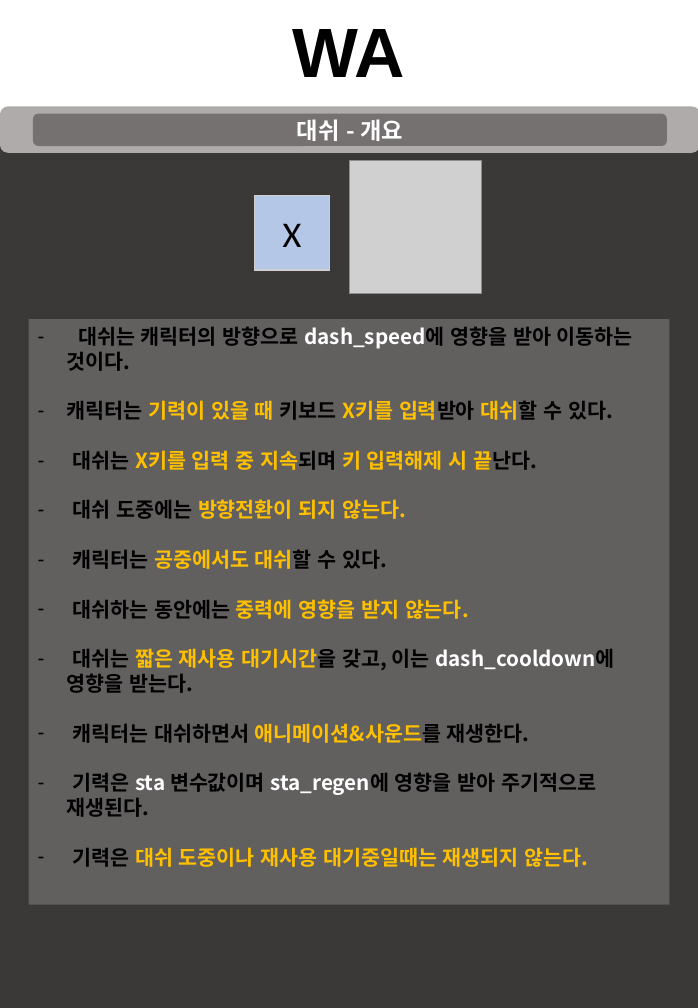
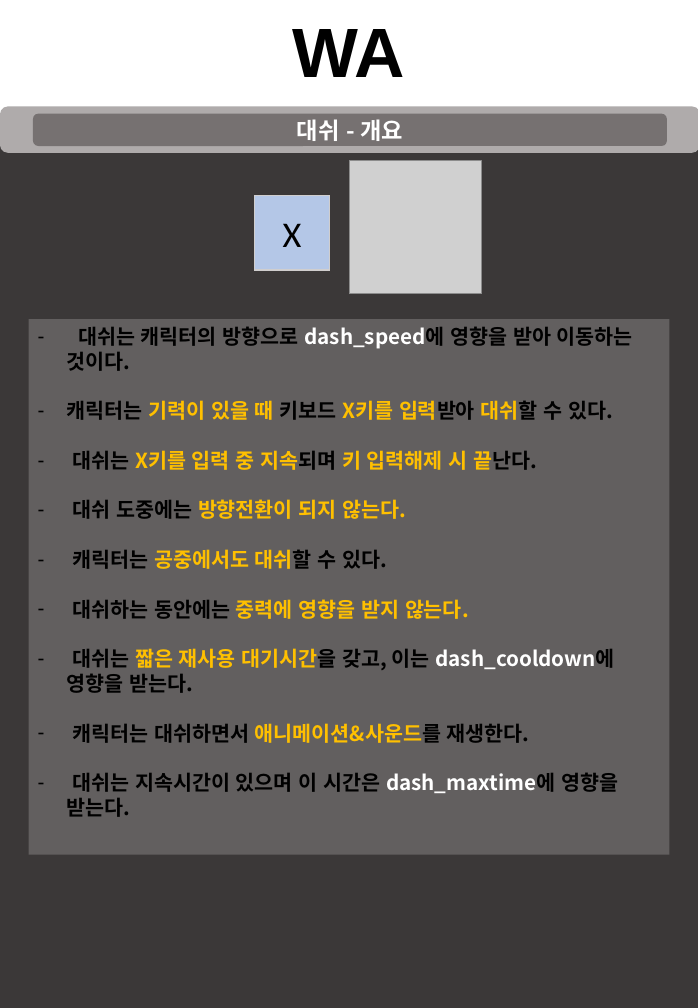
Before and after one commit to taeseongeom/WA, a slide deck: slide 13 of 기획서/신버전/캐릭터 시스템.pptx (slide 14 before the commit). Drawn at 698x1008 pixels with LibreOffice and Linux fonts; fonts in the diff are those of the drawing; grey boxes stand for pictures. Boxes give left, top, right and bottom in pixels: in the first picture for what was removed or moved away, otherwise in the second. Text is boxed around its words. In the diff, an @@ line names an element or a change of style, - is before the commit and + after.

Commit message:
수정사항
-로드맵 일단 조금이라도 쓴거 올림
-캐릭터 기력삭제
(대쉬는 그냥 자원을 사용하는 것이 아니라 지속시간과 쿨타임(딜레이) 있는걸로...)
-룸 시스템 대략적으로 완성
(룸 리셋은 퍼즐마다 리셋여부를 배치과정에서 할수 있도록하고, 퍼즐해결여부와 관계없이 항상 리셋되도록하기)
-초기 점프맵 레벨 일단 완료
-카메라 일단 조금 수정
(카메라 캐릭터랑 뗄거죠?)

```diff
--- a/기획서/신버전/캐릭터 시스템.pptx
+++ b/기획서/신버전/캐릭터 시스템.pptx
@@ rectangle "대쉬는 캐릭터의 방향으로 dash_speed에 영향을 ...": place and size @@
-rectangle "대쉬는 캐릭터의 방향으로 dash_speed에 영향을 ..." at box(29, 319, 670, 905)
+rectangle "대쉬는 캐릭터의 방향으로 dash_speed에 영향을 ..." at box(29, 319, 670, 855)
@@ text in rectangle at box(67, 772, 618, 817): text changed @@
-– 기력은 sta 변수값이며 sta_regen에 영향을 받아 주기적으로 재생된다.
-– 기력은 대쉬 도중이나 재사용 대기중일때는 재생되지 않는다.
+– 대쉬는 지속시간이 있으며 이 시간은 dash_maxtime에 영향을 받는다.
```
Also in this commit, not shown: 3 other slides changed, 1 slide removed, 5 other files.
